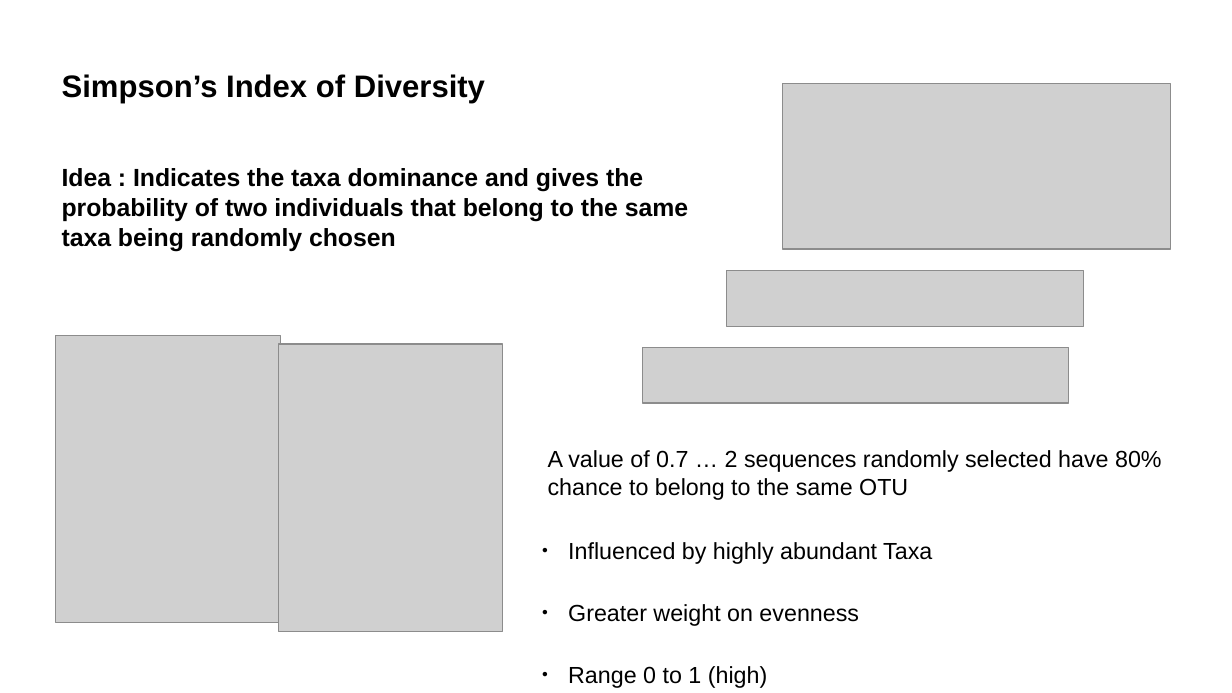
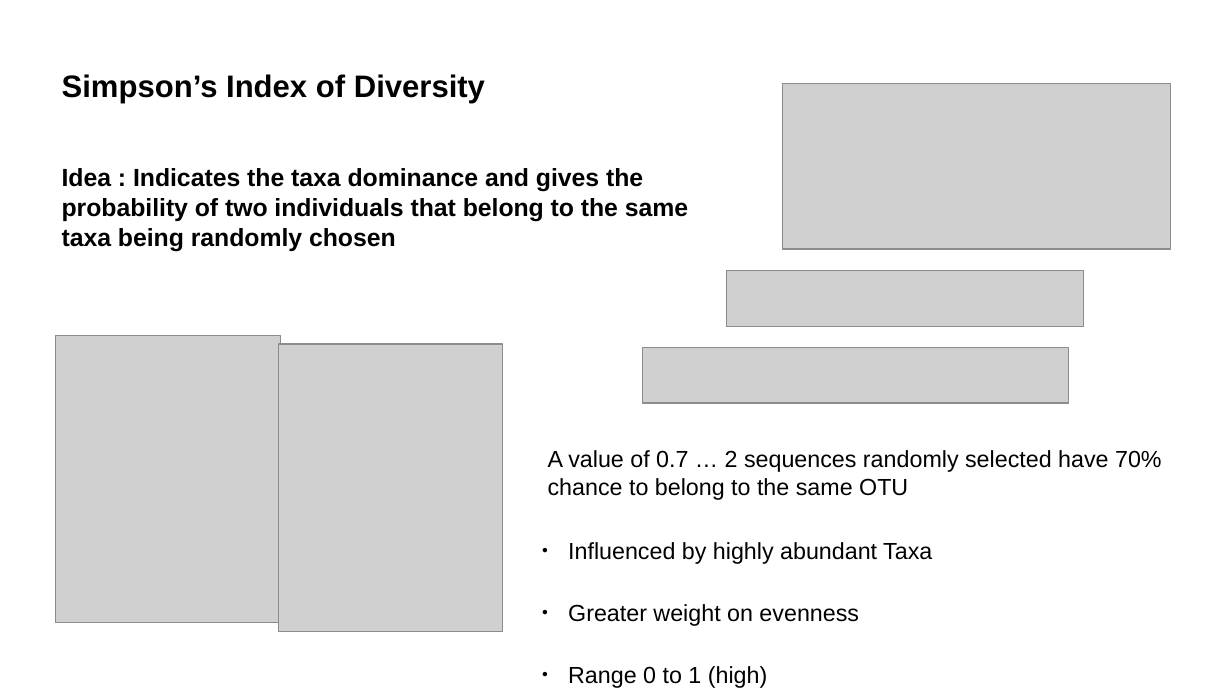
Before and after one commit to vincentmanz/Metagenomics_2024, a slide deck: slide 14 of Day_2/diversity indices.odp. Drawn at 1232x693 pixels with LibreOffice and Linux fonts; fonts in the diff are those of the drawing; grey boxes stand for pictures. Boxes give left, top, right and bottom in pixels: in the first picture for what was removed or moved away, otherwise in the second. Text is boxed around its words. In the diff, an @@ line names an element or a change of style, - is before the commit and + after.

```diff
--- a/Day_2/diversity indices.odp
+++ b/Day_2/diversity indices.odp
@@ text at box(548, 450, 1162, 500): text changed @@
-A value of 0.7 … 2 sequences randomly selected have 80% chance to belong to the same OTU
+A value of 0.7 … 2 sequences randomly selected have 70% chance to belong to the same OTU
```
Also in this commit, not shown: 8 other slides changed, 18 slides added, 7 slides removed, 1 other file.
